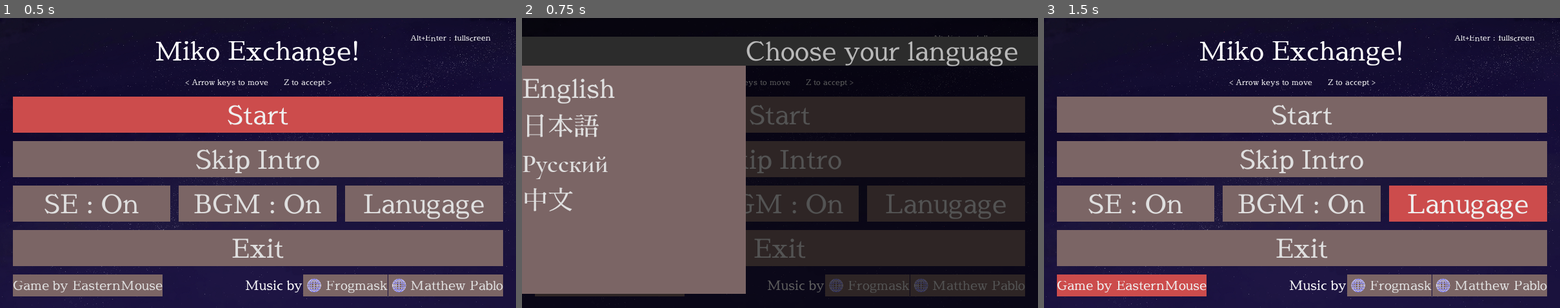
Above: before the commit, frames 1-3 (left to right).
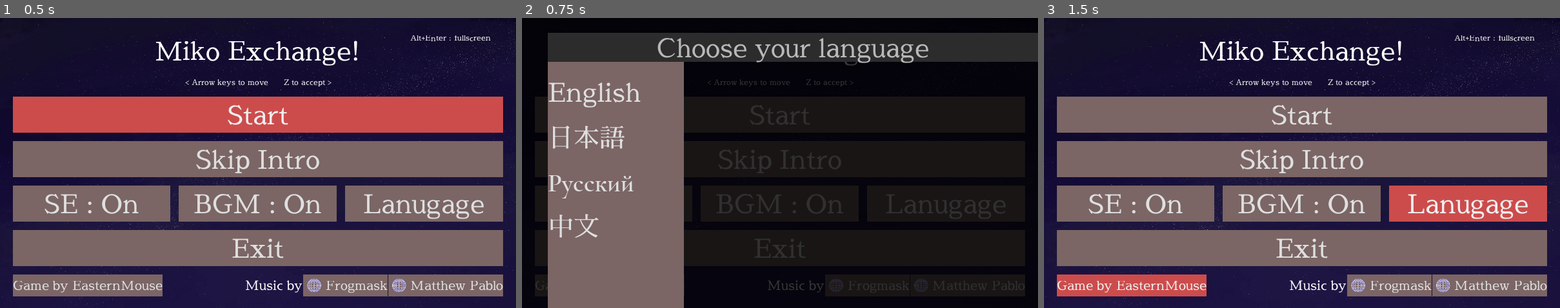
Above: after the commit, the same moments.

Repository: EasternMouse/miko-exchange
Game: Godot game, scene res://src/scenes/MainMenu.tscn
Two runs of this game, one before a commit and one after it. Both use one fixed random seed, a clock stepped at 60 frames per second and the inputs below.
Inputs:
- Up to frame 1 (0.5 s): no input
- Up to frame 2 (0.75 s): click "Lanugage" at 0.5 s
- Up to frame 3 (1.5 s): click "Game by EasternMouse" at 1.25 s

Frame 1 is identical in both runs. In frame 2, 24% of the frame differs, in the area x 0-100%, y 5-100%; in frame 3, nothing differs.

Commit message:
Added theming of Language popup menu

Diff:
--- a/src/Theme.tres
+++ b/src/Theme.tres
@@ -12,9 +12,14 @@
 [sub_resource type="StyleBoxFlat" id=3]
 bg_color = Color( 0.486275, 0.4, 0.4, 1 )
 
+[sub_resource type="StyleBoxFlat" id=9]
+bg_color = Color( 0.803922, 0.301961, 0.301961, 1 )
+expand_margin_left = 200.0
+
 [sub_resource type="StyleBoxFlat" id=5]
 bg_color = Color( 0.486275, 0.4, 0.4, 1 )
 border_color = Color( 0.729412, 0.729412, 0.729412, 1 )
+expand_margin_right = 100.0
 expand_margin_bottom = 1200.0
 
 [sub_resource type="StyleBoxFlat" id=7]
@@ -24,7 +29,9 @@
 expand_margin_bottom = 50.0
 
 [sub_resource type="StyleBoxFlat" id=8]
-bg_color = Color( 0, 0, 0, 0.627451 )
+bg_color = Color( 0, 0, 0, 0.784314 )
+expand_margin_left = 200.0
+expand_margin_right = 200.0
 expand_margin_top = 200.0
 expand_margin_bottom = 200.0
 
@@ -50,17 +57,17 @@
 PopupMenu/colors/font_color_accel = Color( 0.701961, 0.701961, 0.701961, 1 )
 PopupMenu/colors/font_color_disabled = Color( 0.729412, 0.729412, 0.729412, 1 )
 PopupMenu/colors/font_color_hover = Color( 0.88, 0.88, 0.88, 1 )
-PopupMenu/constants/hseparation = 4
-PopupMenu/constants/vseparation = 4
+PopupMenu/constants/hseparation = 32
+PopupMenu/constants/vseparation = 32
 PopupMenu/fonts/font = null
 PopupMenu/icons/checked = null
 PopupMenu/icons/radio_checked = null
 PopupMenu/icons/radio_unchecked = null
 PopupMenu/icons/submenu = null
 PopupMenu/icons/unchecked = null
-PopupMenu/styles/hover = SubResource( 2 )
+PopupMenu/styles/hover = SubResource( 9 )
 PopupMenu/styles/labeled_separator_left = SubResource( 5 )
 PopupMenu/styles/labeled_separator_right = SubResource( 7 )
 PopupMenu/styles/panel = SubResource( 8 )
-PopupMenu/styles/panel_disabled = SubResource( 3 )
+PopupMenu/styles/panel_disabled = null
 PopupMenu/styles/separator = null
--- a/src/scenes/MainMenu.tscn
+++ b/src/scenes/MainMenu.tscn
@@ -215,10 +215,11 @@
 icon = ExtResource( 6 )
 
 [node name="LanguagePopupMenu" type="PopupMenu" parent="."]
-margin_left = 48.0
-margin_top = 54.0
-margin_right = 2728.0
-margin_bottom = 1026.0
+visible = true
+anchor_left = 0.05
+anchor_top = 0.025
+anchor_right = 1.0
+anchor_bottom = 1.0
 items = [ "Choose your language", null, 0, false, false, 99, 0, null, "", true, "English", null, 0, false, false, 0, 0, null, "", false, "日本語", null, 0, false, false, 1, 0, null, "", false, "Русский", null, 0, false, false, 2, 0, null, "", false, "中文", null, 0, false, false, 3, 0, null, "", false ]
 __meta__ = {
 "_edit_use_anchors_": false
Not shown: 1 places in src/Theme.tres that only renumber resources
